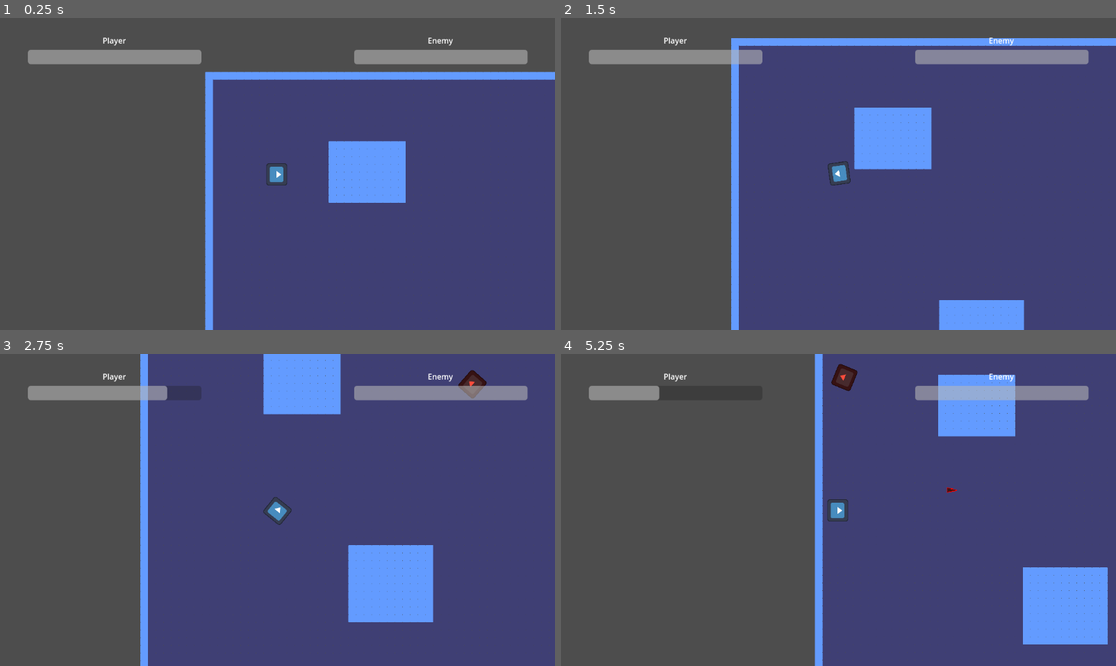
Above: before the commit, frames 1-4 (two rows, left to right).
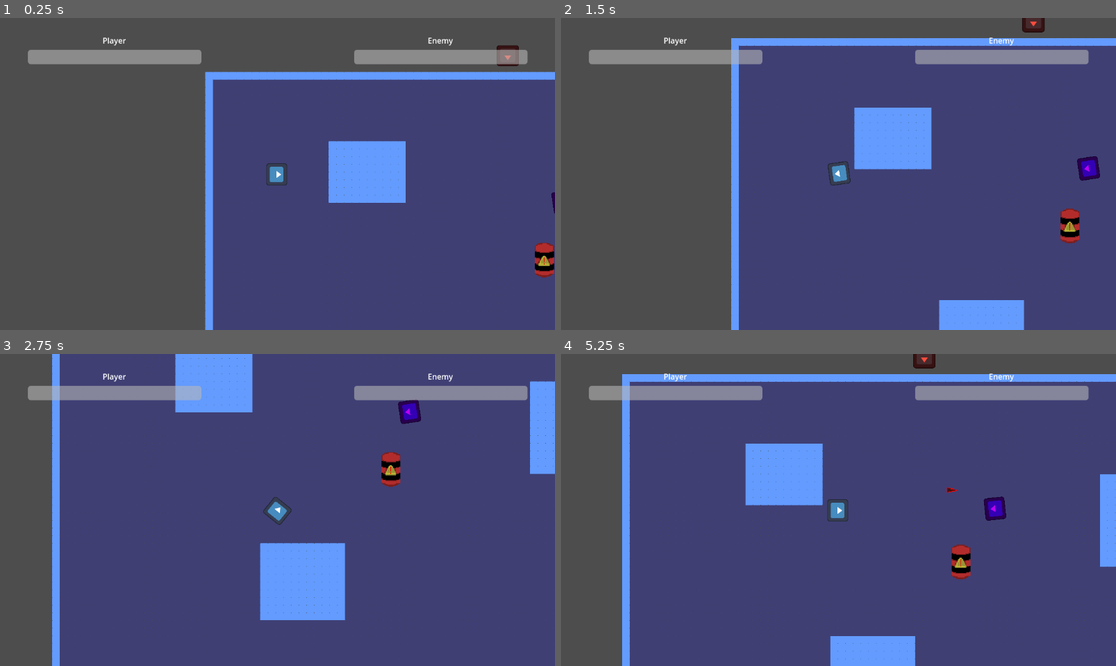
Above: after the commit, the same moments.

Repository: Gorgun-North/project-x
Game: Godot game, scene res://scenes/level_scenes/root.tscn
Two runs of this game, one before a commit and one after it. Both use one fixed random seed, a clock stepped at 60 frames per second and the inputs below. The engine's default icon, where the game draws it, is replaced by a stand-in: a white triangle on a blue panel in a dark square.
Inputs (mouse positions are in pixels of both pictures, inside the frame that each line leads up to):
- Up to frame 1 (0.25 s): no input
- Up to frame 2 (1.5 s): tap Enter at 0.5 s; move the mouse to (960, 158) at 0.52 s; hold D (WASD_RIGHT) 0.53-1.28 s; click (960, 158) at 0.6 s; tap Space (SPACEBAR) at 1.25 s; move the mouse to (727, 189) at 1.27 s; hold S (WASD_DOWN) from 1.28 s (still down); click (727, 189) at 1.35 s
- Up to frame 3 (2.75 s): move the mouse to (333, 441) at 2.02 s; release S (WASD_DOWN) at 2.03 s; hold D (WASD_RIGHT) from 2.03 s (still down); hold Space (SPACEBAR) from 2.03 s (still down); click (333, 441) at 2.3 s
- Up to frame 4 (5.25 s): move the mouse to (810, 572) at 2.77 s; release D (WASD_RIGHT) at 2.78 s; release Space (SPACEBAR) at 2.78 s; hold W (WASD_UP) 2.78-3.53 s; click (810, 572) at 2.85 s; move the mouse to (1005, 556) at 3.52 s; hold A (WASD_LEFT) 3.53-5.03 s; click (1005, 556) at 3.6 s; move the mouse to (672, 463) at 4.27 s; tap Space (SPACEBAR) at 4.35 s; click (672, 463) at 4.55 s; move the mouse to (866, 510) at 5.02 s; hold S (WASD_DOWN) from 5.03 s (still down); click (866, 510) at 5.1 s

The runs differ from the first frame. In frame 1, 0.6% of the frame differs, in the area x 89-100%, y 8-84%; in frame 2, 0.8%; in frame 3, 32%; in frame 4, 47%, in the area x 11-100%, y 0-100%.

Commit message:
added exploding barrels

Diff:
--- a/scenes/UI_scenes/in_game_hud.tscn
+++ b/scenes/UI_scenes/in_game_hud.tscn
@@ -5,6 +5,7 @@
 [node name="in_game_hud" type="Control" node_paths=PackedStringArray("player_healthbar", "enemy_healthbar")]
 process_mode = 3
 layout_mode = 3
+anchors_preset = 15
 anchor_right = 1.0
 anchor_bottom = 1.0
 grow_horizontal = 2
--- a/scenes/level_scenes/root.tscn
+++ b/scenes/level_scenes/root.tscn
@@ -7,6 +7,7 @@
 [ext_resource type="PackedScene" uid="uid://bbpvhvlitgexu" path="res://scenes/UI_scenes/pause_game_hud.tscn" id="5_56p8p"]
 [ext_resource type="PackedScene" uid="uid://cvx33pw0eccp4" path="res://scenes/UI_scenes/gameover_hud.tscn" id="6_r3hiv"]
 [ext_resource type="PackedScene" uid="uid://co3wyad1fl2fj" path="res://scenes/UI_scenes/in_game_hud.tscn" id="7_wc2xo"]
+[ext_resource type="PackedScene" uid="uid://bt3ohyhrodcv7" path="res://scenes/object_scenes/exploding_barrel.tscn" id="8_fltsy"]
 
 [sub_resource type="NavigationPolygon" id="NavigationPolygon_56p8p"]
 vertices = PackedVector2Array(400, 1296, 2768, 1360, -784, 1360, -112, 1296, 2480, 1072, 1840, 1072, 2768, -80, 2480, 592, 1616, 688, 1616, 144, 1840, 592, 1008, 688, 400, 816, 16, 432, 1008, 144, -112, 816, -464, 432, 16, 16, -784, -80, -464, 16)
@@ -44,7 +45,7 @@
 position = Vector2(-597, 232)
 
 [node name="Enemy" parent="." groups=["Enemy"] instance=ExtResource("2_0h2vv")]
-position = Vector2(2621, 878)
+position = Vector2(359, -326)
 
 [node name="NavigationRegion2D" type="NavigationRegion2D" parent="."]
 navigation_polygon = SubResource("NavigationPolygon_56p8p")
@@ -67,4 +68,23 @@
 visible = false
 
 [node name="in_game_hud" parent="CanvasLayer" instance=ExtResource("7_wc2xo")]
-anchors_preset = 15
+
+[node name="exploding_barrel" parent="." instance=ExtResource("8_fltsy")]
+position = Vector2(511, 586)
+
+[node name="Enemy_test" parent="." instance=ExtResource("2_0h2vv")]
+position = Vector2(588, 349)
+health = 10000
+
+[node name="Sprite2D" parent="Enemy_test" index="0"]
+modulate = Color(0.738996, 0.00244485, 0.949054, 1)
+
+[node name="Move" parent="Enemy_test/state_machine_controller" index="1"]
+max_speed = 0.0
+min_speed = 0.0
+go_to_dodge_timer = 10000.0
+
+[node name="Attack" parent="Enemy_test/state_machine_controller" index="3"]
+go_to_shoot_state_timer = 10000.0
+
+[editable path="Enemy_test"]
--- a/scenes/object_scenes/enemy.tscn
+++ b/scenes/object_scenes/enemy.tscn
@@ -64,8 +64,6 @@
 script = ExtResource("8_dkigd")
 entity_instance = NodePath("../..")
 state_machine_controller_instance = NodePath("..")
-knockback = 400.0
-knockback_duration = 0.15
 
 [node name="NavigationAgent2D" type="NavigationAgent2D" parent="."]
 radius = 80.0
@@ -85,4 +83,5 @@
 body = NodePath("..")
 enemy_to_player_ray = NodePath("../enemy_to_player_ray")
 
+[connection signal="got_hit" from="." to="state_machine_controller/knockback" method="_on_enemy_got_hit"]
 [connection signal="velocity_computed" from="NavigationAgent2D" to="state_machine_controller/Move" method="_on_navigation_agent_2d_velocity_computed"]
--- /dev/null
+++ b/scenes/object_scenes/exploding_barrel.tscn
@@ -0,0 +1,30 @@
+[gd_scene load_steps=5 format=3 uid="uid://bt3ohyhrodcv7"]
+
+[ext_resource type="Script" uid="uid://2wh2slyt8db8" path="res://scripts/object_scripts/exploding_barrel.gd" id="1_ukqj3"]
+[ext_resource type="Texture2D" uid="uid://d22dxy2s18wdl" path="res://assets/test_assets/exploding_barrel_concept.png" id="2_as2wr"]
+
+[sub_resource type="RectangleShape2D" id="RectangleShape2D_s5uuy"]
+size = Vector2(26, 48.3333)
+
+[sub_resource type="CircleShape2D" id="CircleShape2D_ukqj3"]
+radius = 338.0
+
+[node name="exploding_barrel" type="CharacterBody2D" node_paths=PackedStringArray("explosion_radius")]
+script = ExtResource("1_ukqj3")
+explosion_radius = NodePath("explosion_radius")
+health = 10
+
+[node name="Sprite2D" type="Sprite2D" parent="."]
+texture_filter = 1
+scale = Vector2(3, 3)
+texture = ExtResource("2_as2wr")
+
+[node name="CollisionShape2D" type="CollisionShape2D" parent="."]
+position = Vector2(0, 3.5)
+scale = Vector2(3, 3)
+shape = SubResource("RectangleShape2D_s5uuy")
+
+[node name="explosion_radius" type="Area2D" parent="."]
+
+[node name="CollisionShape2D" type="CollisionShape2D" parent="explosion_radius"]
+shape = SubResource("CircleShape2D_ukqj3")
--- a/scenes/object_scenes/player.tscn
+++ b/scenes/object_scenes/player.tscn
@@ -51,7 +51,6 @@
 script = ExtResource("7_tx6aq")
 entity_instance = NodePath("../..")
 state_machine_controller_instance = NodePath("..")
-knockback = 400.0
 
 [node name="player_camera" type="Camera2D" parent="."]
 zoom = Vector2(0.5, 0.5)
--- a/scripts/object_scripts/bullet_script.gd
+++ b/scripts/object_scripts/bullet_script.gd
@@ -4,6 +4,9 @@
 @export var bullet_speed: float = 500.0
 
 var dir: Vector2
+var knockback_force: float = 400.0
+var knockback_duration_player: float = 0.3
+var knockback_duration_enemy: float = 0.15
 
 var target: Vector2
 var targetbody: entity
@@ -25,11 +28,14 @@
 
 	if self.has_overlapping_bodies():
 		for i in self.get_overlapping_bodies():
-			if i.name.begins_with("Player") or i.name.begins_with("Enemy"):
+			print(i)
+			if i is entity:
 				targetbody = i
 
 				targetbody.take_damage(bullet_damage)
-				targetbody.got_hit.emit(dir)
-				print(targetbody, ": ", targetbody.health)
+				if targetbody.name.begins_with("Player"):
+					targetbody.got_hit.emit(dir, knockback_force, knockback_duration_player)
+				elif targetbody.name.begins_with("Enemy"):
+					targetbody.got_hit.emit(dir, knockback_force, knockback_duration_enemy)
 
 		self.queue_free()
--- /dev/null
+++ b/scripts/object_scripts/exploding_barrel.gd
@@ -0,0 +1,16 @@
+extends entity
+@export var explosion_radius: Area2D
+@export var barrel_damage: float = 30.0
+@export var knockback_force: float = 2000.0
+@export var knockback_duration: float = 0.3
+
+func actions_before_death() -> void:
+	if health <= 0.0:
+
+		for i in explosion_radius.get_overlapping_bodies():
+			if i is entity:
+				var dir = -(self.global_position - i.global_position)
+				i.take_damage(barrel_damage)
+				i.got_hit.emit(dir, knockback_force, knockback_duration)
+
+		self.queue_free()
--- a/scripts/player_scripts/player_knockback.gd
+++ b/scripts/player_scripts/player_knockback.gd
@@ -4,8 +4,7 @@
 @export var entity_instance: entity
 @export var state_machine_controller_instance: state_machine_controller
 
-@export var knockback: float = 800.0
-@export var knockback_duration: float = 0.3
+var knockback_duration_instance: float
 
 var knockback_timer: float = 0.0
 
@@ -14,7 +13,9 @@
 		entity_instance.got_hit.connect(_on_player_got_hit)
 
 func Entered() -> void:
-	knockback_timer = knockback_duration
+
+
+	knockback_timer = knockback_duration_instance
 
 func Physics_Update(delta) -> void:
 	knockback_timer -= delta
@@ -23,10 +24,11 @@
 		Transitioned.emit(self, "Idle")
 
 
-func _on_player_got_hit(hit_direction: Vector2) -> void:
+func _on_player_got_hit(hit_direction: Vector2, knockback_force: float, knockback_duration: float) -> void:
 	if state_machine_controller_instance:
+		knockback_duration_instance = knockback_duration
+
+		entity_instance.velocity = hit_direction.normalized() * knockback_force
 		Transitioned.emit(state_machine_controller_instance.current_state, "Knockback")
-
-		entity_instance.velocity = hit_direction.normalized() * knockback
 		#var calc_angle = (entity_instance.global_position - hit_direction).normalized()
 		#entity_instance.velocity = calc_angle * knockback
--- a/scripts/support_scripts/entity.gd
+++ b/scripts/support_scripts/entity.gd
@@ -1,14 +1,19 @@
 extends CharacterBody2D
 class_name entity
 
-signal got_hit(hit_direction: Vector2)
+signal got_hit(hit_direction: Vector2, knockback_force: float, knockback_duration: float)
 
 @export var health: int = 100
+
+func actions_before_death() -> void:
+	pass
 
 func take_damage(damage: int):
 	health -= damage
 
 func _process(_delta: float) -> void:
+	actions_before_death()
+
 	if !self.name.begins_with("Player"):
 		if health == 0:
 			self.queue_free()
--- a/scripts/support_scripts/state_controller.gd
+++ b/scripts/support_scripts/state_controller.gd
@@ -28,6 +28,7 @@
 	characterbody.move_and_slide()
 
 func _process(delta: float) -> void:
+	#print(Engine.get_frames_per_second())
 	if current_state:
 		current_state.Update(delta)
 
--- a/scripts/ui_scripts/healthbar_script.gd
+++ b/scripts/ui_scripts/healthbar_script.gd
@@ -15,7 +15,8 @@
 
 func _process(_delta: float) -> void:
 	player_healthbar.value = player.health
-	enemy_healthbar.value = enemy.health
+	if enemy:
+		enemy_healthbar.value = enemy.health
 
 	if player.health <= 0.0:
 		self.hide()
Binary file added: assets/test_assets/exploding_barrel_concept.png
Not shown, added: assets/test_assets/exploding_barrel_concept.png.import
Not shown: 1 places in scenes/level_scenes/root.tscn that only renumber resources
Not shown, added: scripts/object_scripts/exploding_barrel.gd.uid
